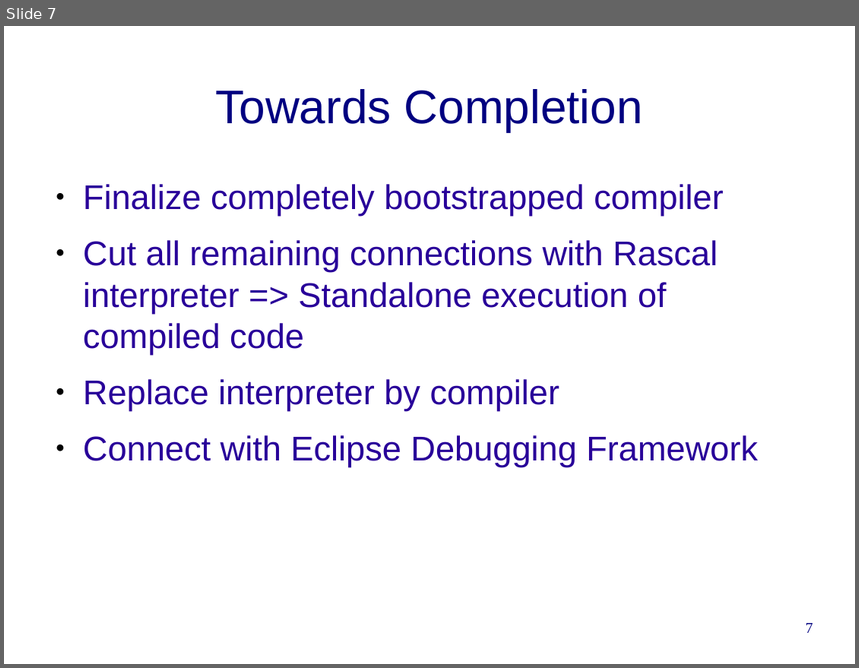
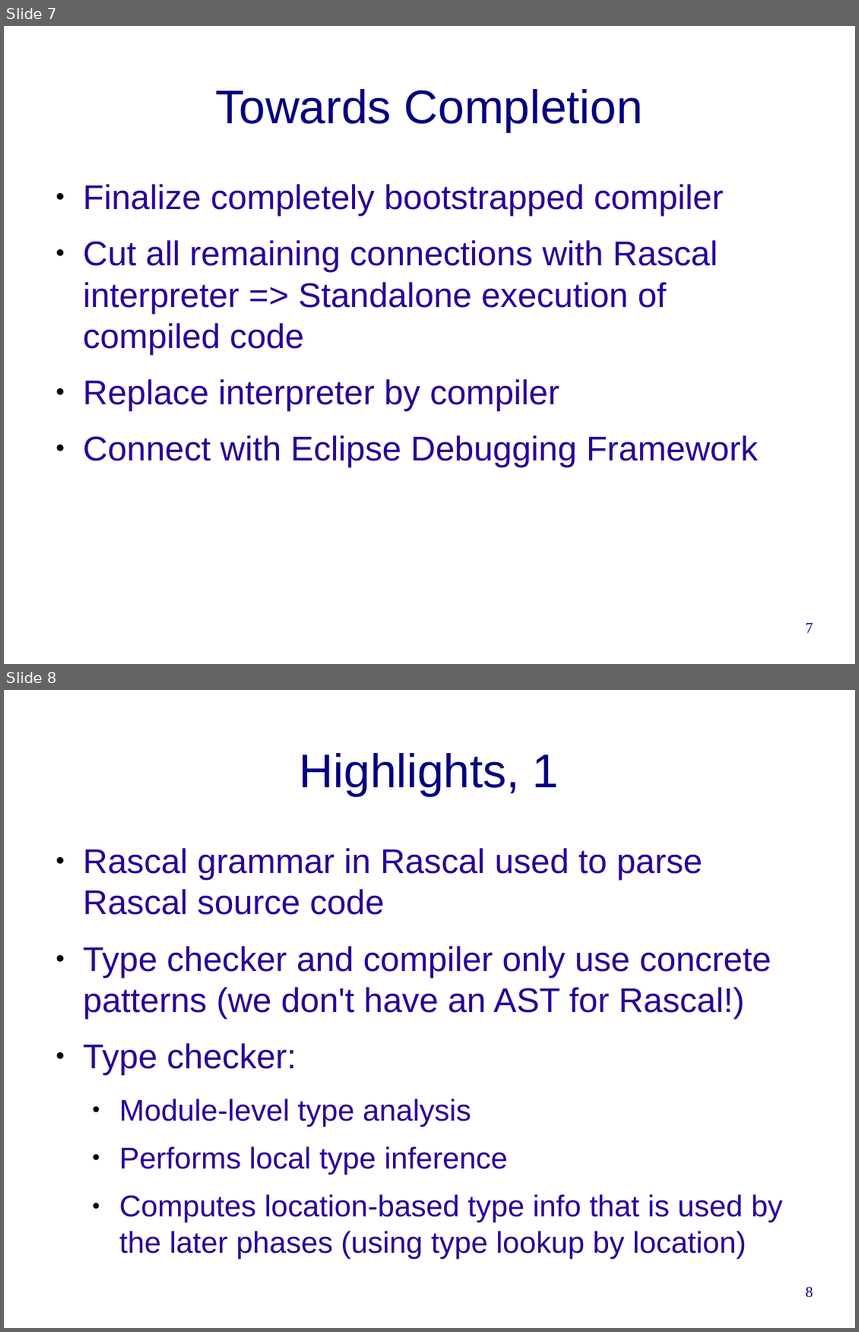
Before and after one commit to cwi-swat/rascal-course-pldi-2015, a slide deck: presentations/Rascal-compiler.odp. Shown one above the other, each under a label of ours: slide 7 before the commit, slides 7 and 8 after it. The pictures are 859x668 and 859x1332 pixels, drawn with LibreOffice and Linux fonts; fonts in the diff are those of the drawing; background and template pictures are left out. Boxes give left, top, right and bottom in pixels: in the first picture for what was removed or moved away, otherwise in the second. Text is boxed around its words. In the diff, an @@ line names an element or a change of style, - is before the commit and + after.

```diff
--- a/presentations/Rascal-compiler.odp
+++ b/presentations/Rascal-compiler.odp
@@ slide 8 added at (4, 690, 855, 1328), background #FFFFFF @@
@@ title added at (300, 753, 560, 796), 44 pt, text #000080 @@
+Highlights, 1
@@ text added at (83, 848, 783, 1259), 32 pt, text #280099 @@
+● Rascal grammar in Rascal used to parse Rascal source code
+● Type checker and compiler only use concrete patterns (we don't have an AST for Rascal!)
+● Type checker:
+  ● Module-level type analysis
+  ● Performs local type inference
+  ● Computes location-based type info that is used by the later phases (using type lookup by location)
@@ page number added at (806, 1287, 813, 1298), 14 pt, text #000080 @@
+8
```
Also in this commit, not shown: 2 slides changed.
